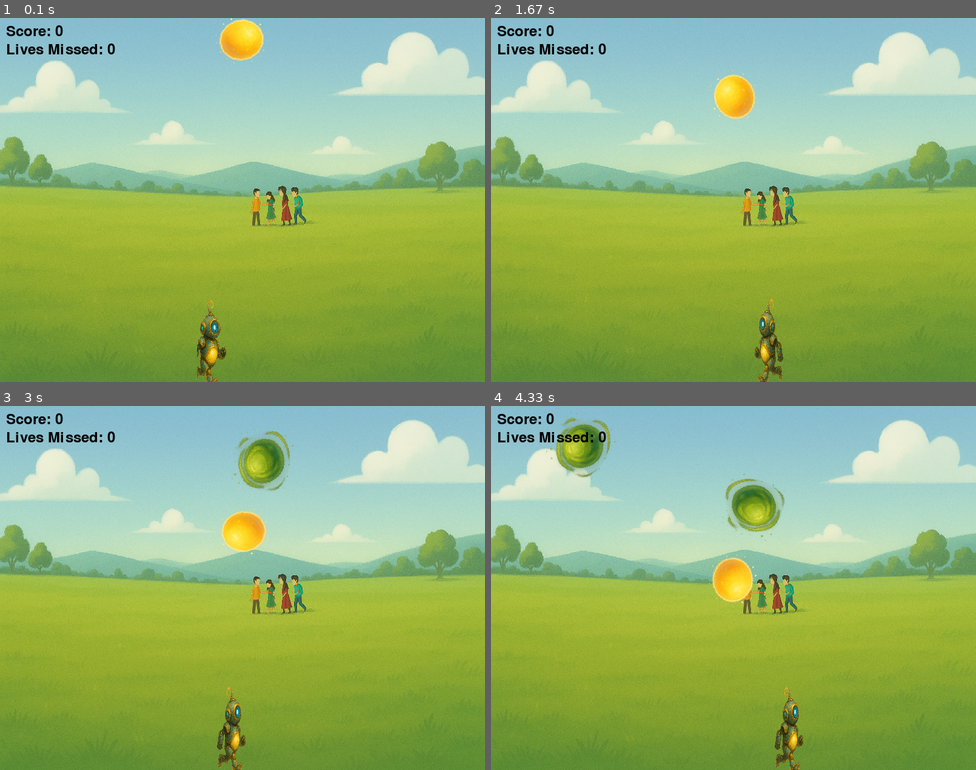
Above: before the commit, frames 1-4 (two rows, left to right).
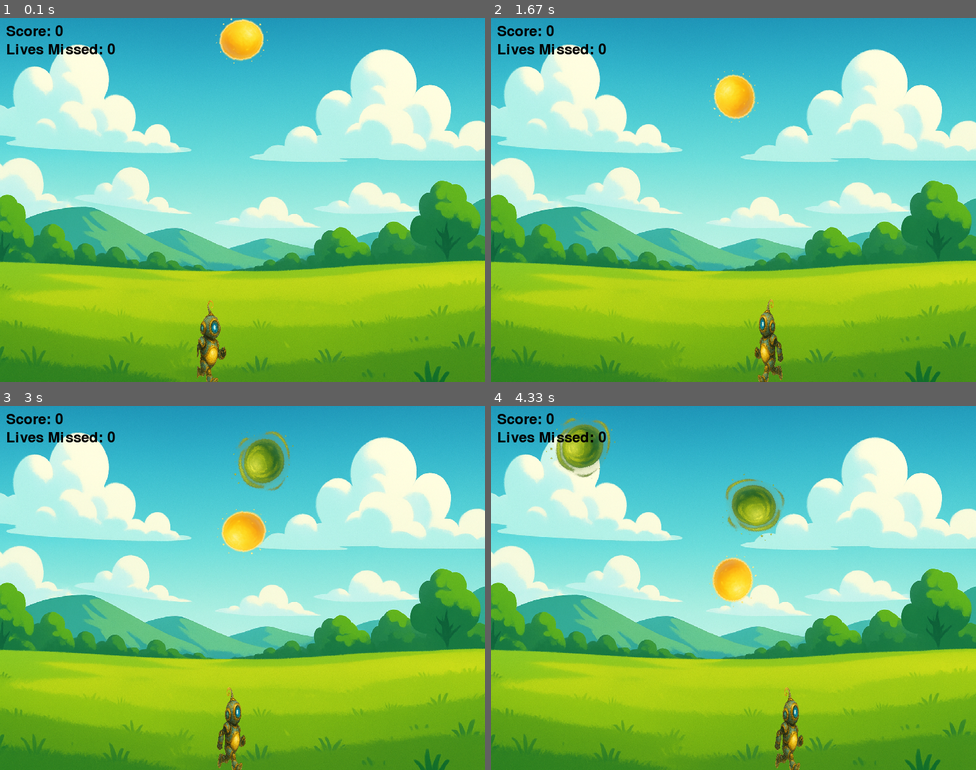
Above: after the commit, the same moments.

Repository: Akashkroy69/codingAllInOne
Game: pygame game, started from 1. Python New/19. pygame/module 3/spriteConcept.py
The game is run twice, just before and just after one commit, with the same random seed, the same clock (stepped at 60 frames per second) and the same inputs.
Inputs:
- Up to frame 1 (0.1 s): no input
- Up to frame 2 (1.67 s): hold Right 0.33-0.8 s; hold Right 0.83-1.3 s; tap Space at 0.9, 1.2, 1.4 s; hold Left from 1.33 s (still down)
- Up to frame 3 (3 s): tap Space at 1.7, 1.97, 2.27, 2.4, 2.7 s; release Left at 1.87 s; hold Left 1.9-2.3 s; hold Right 2.33-2.97 s
- Up to frame 4 (4.33 s): hold Left 3-3.47 s; tap Space at 3.07, 3.37, 3.57, 3.87, 4.07 s; hold Right 3.5-3.97 s; hold Right from 4 s (still down)

The runs differ from the first frame. In frame 1, 95% of the frame differs, in the area x 0-100%, y 0-100%; in frame 2, 95%; in frame 3, 94%; in frame 4, 93%.

Commit message:
progress

Diff:
--- /dev/null
+++ b/1. Python New/19. pygame/gameOnBook/game.py
@@ -0,0 +1,124 @@
+import pygame
+import sys
+import random
+import os
+
+# Initialize Pygame
+pygame.init()
+
+# Screen dimensions
+WIDTH, HEIGHT = 800, 600
+
+# Colors
+WHITE = (255, 255, 255)
+BLACK = (0, 0, 0)
+
+# Get the base directory of the script
+BASE_DIR = os.path.dirname(os.path.abspath(__file__))
+
+# Load assets using absolute paths
+BACKGROUND_IMG = pygame.image.load(os.path.join(BASE_DIR, "../module 3/bg.png"))
+CHARACTER_IMG = pygame.image.load(os.path.join(BASE_DIR, "../module 3/f1.png"))
+OBSTACLE_IMG = pygame.image.load(os.path.join(BASE_DIR, "../module 3/bg2.png"))
+
+# Scale assets
+BACKGROUND_IMG = pygame.transform.scale(BACKGROUND_IMG, (WIDTH, HEIGHT))
+CHARACTER_IMG = pygame.transform.scale(CHARACTER_IMG, (50, 50))
+OBSTACLE_IMG = pygame.transform.scale(OBSTACLE_IMG, (50, 200))
+
+# Set up the display
+screen = pygame.display.set_mode((WIDTH, HEIGHT))
+pygame.display.set_caption("Book Theme Flappy Bird")
+
+# Clock for controlling frame rate
+clock = pygame.time.Clock()
+
+# Character position
+character_x = 100
+character_y = HEIGHT // 2
+character_velocity = 0
+
+# Gravity
+gravity = 0.3  # Reduced gravity for slower falling
+jump_strength = -12  # Increased jump strength for higher jumps
+
+# Obstacles
+obstacles = []
+obstacle_speed = 3  # Slower obstacle movement
+obstacle_frequency = 2000  # Increased time between obstacles
+last_obstacle_time = pygame.time.get_ticks()
+
+# Score
+score = 0
+font = pygame.font.Font(None, 36)
+
+# Game loop
+running = True
+while running:
+    screen.blit(BACKGROUND_IMG, (0, 0))
+
+    # Event handling
+    for event in pygame.event.get():
+        if event.type == pygame.QUIT:
+            running = False
+        elif event.type == pygame.KEYDOWN:
+            if event.key == pygame.K_SPACE:
+                character_velocity = jump_strength
+
+    # Update character position
+    character_velocity += gravity
+    character_y += character_velocity
+
+    # Prevent character from going off-screen
+    if character_y < 0:
+        character_y = 0
+    elif character_y > HEIGHT - CHARACTER_IMG.get_height():
+        character_y = HEIGHT - CHARACTER_IMG.get_height()
+        character_velocity = 0  # Stop falling when hitting the ground
+
+    # Draw character
+    screen.blit(CHARACTER_IMG, (character_x, character_y))
+
+    # Generate obstacles
+    current_time = pygame.time.get_ticks()
+    if current_time - last_obstacle_time > obstacle_frequency:
+        obstacle_x = WIDTH
+        gap_y = random.randint(150, HEIGHT - 350)  # Larger gap for easier passage
+        obstacles.append((obstacle_x, gap_y))
+        last_obstacle_time = current_time
+
+    # Move and draw obstacles
+    for i, obstacle in enumerate(obstacles[:]):
+        obstacle_x, gap_y = obstacle
+        obstacle_x -= obstacle_speed
+
+        # Update the obstacle position in the list
+        obstacles[i] = (obstacle_x, gap_y)
+
+        # Remove obstacles that go off-screen
+        if obstacle_x < -OBSTACLE_IMG.get_width():
+            obstacles.pop(i)
+            score += 1
+
+        # Draw upper and lower obstacles
+        screen.blit(OBSTACLE_IMG, (obstacle_x, gap_y - OBSTACLE_IMG.get_height()))  # Upper obstacle
+        screen.blit(OBSTACLE_IMG, (obstacle_x, gap_y + 150))  # Lower obstacle
+
+        # Check for collision
+        if (character_x < obstacle_x + OBSTACLE_IMG.get_width() and
+            character_x + CHARACTER_IMG.get_width() > obstacle_x and
+            (character_y < gap_y or character_y > gap_y + 150)):
+            running = False
+
+    # Display score
+    score_text = font.render(f"Score: {score}", True, BLACK)
+    screen.blit(score_text, (10, 10))
+
+    # Update the display
+    pygame.display.flip()
+
+    # Control frame rate
+    clock.tick(60)
+
+pygame.quit()
+sys.exit()
--- /dev/null
+++ b/1. Python New/19. pygame/gameOnBook/tempCodeRunnerFile.py
@@ -0,0 +1,2 @@
+
+    screen.blit(CHARACTER_IMG, (character_x, ch
--- a/1. Python New/19. pygame/module 3/spriteConcept.py
+++ b/1. Python New/19. pygame/module 3/spriteConcept.py
@@ -7,7 +7,7 @@
 width, height = 800, 600
 screen = pygame.display.set_mode((width, height))
 pygame.display.set_caption("Pygame Sprite Concept")
-backgraound = pygame.image.load(r"19. pygame\module 3\bg8.png")
+backgraound = pygame.image.load(r"19. pygame\module 3\bg7.png")
 # Scale the background image to fit the screen
 backgraound = pygame.transform.scale(backgraound, (width, height))
 
@@ -142,7 +142,12 @@
                     player.rect.x += 80
                  else:
                     player.rect.x -= 80
-
+            # u char key press : jumping feature --> pending
+            # elif event.key == pygame.K_u:
+            #     count = 0
+            #     while count < 100:
+            #         player.rect.y -= 1
+            #         count += 1
 
     if pygame.sprite.spritecollideany(player, bomb):
          bomb_hit = pygame.sprite.spritecollide(player, bomb, True)
--- /dev/null
+++ b/Data science and machine learning/machine learning/Introduction/introSupervised.py
@@ -0,0 +1,17 @@
+from sklearn.linear_model import LinearRegression
+import numpy as np
+
+# Example data: study hours vs. test scores
+study_hours = np.array([[1], [2], [3], [4], [5]])
+test_scores = np.array([50, 60, 65, 70, 80])
+
+# Train the model
+model = LinearRegression()
+model.fit(study_hours, test_scores)
+
+# Predict test score for 6 study hours
+
+num_hours = np.array([[float(input("Enter number of study hours: "))]])
+# predicted_score = model.predict([[6]])
+predicted_score = model.predict(num_hours)
+print("Predicted Test Score for 6 hours:", predicted_score[0])
--- /dev/null
+++ b/Data science and machine learning/machine learning/Introduction/introUnsupervised.py
@@ -0,0 +1,14 @@
+from sklearn.cluster import KMeans
+import numpy as np
+
+# Data: heights and weights of students
+students = np.array([[150, 45], [160, 50], [170, 70], [180, 80], [155, 48], [175, 75]])
+
+# Cluster into 2 groups
+kmeans = KMeans(n_clusters=2)
+kmeans.fit(students)
+
+# Predict group for a new student
+new_student = np.array([[165, 60]])
+group = kmeans.predict(new_student)
+print("New student belongs to group:", group[0])
--- /dev/null
+++ b/Data science and machine learning/machine learning/Introduction/note.txt
@@ -0,0 +1,122 @@
+
+
+# 🌟 **Topics Introduced**
+
+## **1️⃣ Data Science and Its Working Model**
+
+### **What is Data Science?**
+
+Data Science is about **understanding the world through data**.
+It involves:
+
+1. **Collecting Data** (from surveys, sensors, apps).
+2. **Cleaning Data** (fixing errors, missing values).
+3. **Analyzing Data** (using math and statistics).
+4. **Visualizing Data** (graphs and charts).
+5. **Making Predictions** (using models).
+
+🔸 **Working Model Steps**:
+
+* Data Collection → Data Cleaning → Data Analysis → Visualization → Prediction
+
+---
+
+## **2️⃣ Basics of Machine Learning (ML)**
+
+Machine Learning helps computers **learn from data** and **make decisions**.
+Instead of writing rules, we give the computer data, and it finds patterns!
+
+🔸 **Example**:
+If we show a computer 100 photos of cats and dogs, it can **learn the difference** and **predict** if a new photo is a cat or dog.
+
+---
+
+## **3️⃣ Data Science vs Machine Learning**
+
+| Feature     | Data Science                 | Machine Learning                 |
+| ----------- | ---------------------------- | -------------------------------- |
+| **Focus**   | Working with data            | Learning patterns in data        |
+| **Goal**    | Insights and decision making | Predictive models and automation |
+| **Tools**   | Math, stats, visualization   | Algorithms, models               |
+| **Example** | Analyzing sales data         | Predicting future sales          |
+
+🔸 **In short**: Data Science covers everything; Machine Learning is part of it!
+
+---
+
+## **4️⃣ Types of Machine Learning**
+
+### **a. Supervised Machine Learning**
+
+* We give the model **labeled data** (with correct answers).
+* The model **learns the pattern** and makes predictions.
+
+🔸 **Example**:
+Giving a model photos labeled "dog" and "cat", it learns to predict labels for new photos.
+
+### **b. Unsupervised Machine Learning**
+
+* We give the model **data without labels**.
+* It **finds hidden patterns or groups**.
+
+🔸 **Example**:
+Grouping students by their study habits without telling the model about their grades.
+
+---
+
+# 📝 **Simple Coding Exercises (For 10th Grade)**
+
+### 📌 Exercise 1: Data Science Workflow
+
+```python
+# Let's simulate a simple data science workflow
+data = [10, 20, 30, 40, 50]  # Collected Data
+cleaned_data = [x for x in data if x > 0]  # Cleaning
+average = sum(cleaned_data) / len(cleaned_data)  # Analysis
+print("Average Value:", average)
+```
+
+### 📌 Exercise 2: Simple Machine Learning (Supervised)
+
+```python
+from sklearn.linear_model import LinearRegression
+import numpy as np
+
+# Example data: study hours vs. test scores
+study_hours = np.array([[1], [2], [3], [4], [5]])
+test_scores = np.array([50, 60, 65, 70, 80])
+
+# Train the model
+model = LinearRegression()
+model.fit(study_hours, test_scores)
+
+# Predict test score for 6 study hours
+predicted_score = model.predict([[6]])
+print("Predicted Test Score for 6 hours:", predicted_score[0])
+```
+
+### 📌 Exercise 3: Simple Unsupervised Learning (Clustering)
+
+```python
+from sklearn.cluster import KMeans
+import numpy as np
+
+# Data: heights and weights of students
+students = np.array([[150, 45], [160, 50], [170, 70], [180, 80], [155, 48], [175, 75]])
+
+# Cluster into 2 groups
+kmeans = KMeans(n_clusters=2)
+kmeans.fit(students)
+
+# Predict group for a new student
+new_student = np.array([[165, 60]])
+group = kmeans.predict(new_student)
+print("New student belongs to group:", group[0])
+```
+
+---
+
+🌈 **Would you like me to make a fun project** where students:
+✅ Train a simple model (like fruit classifier)?
+✅ Visualize data using Seaborn?
+✅ Or a quiz game to understand supervised vs unsupervised learning?
